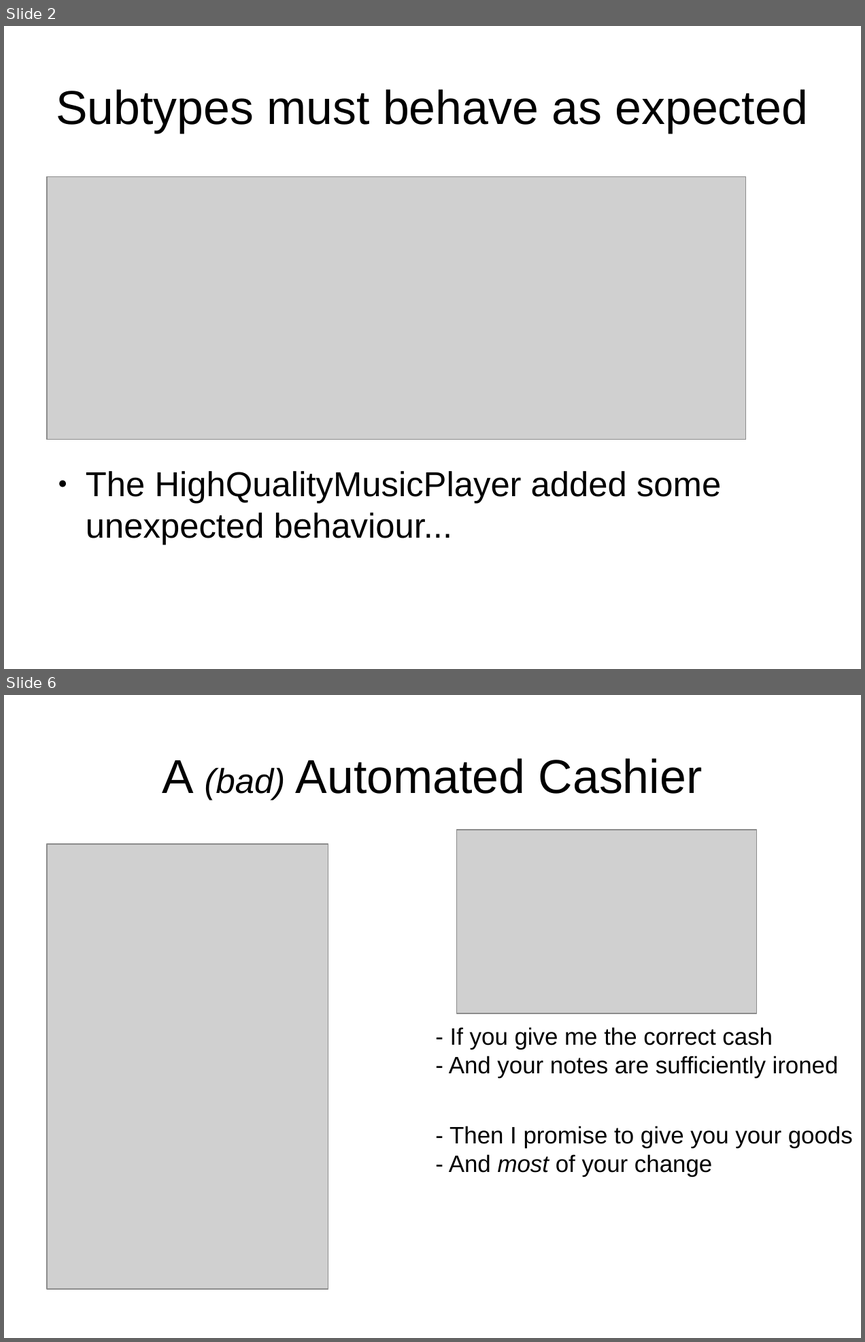
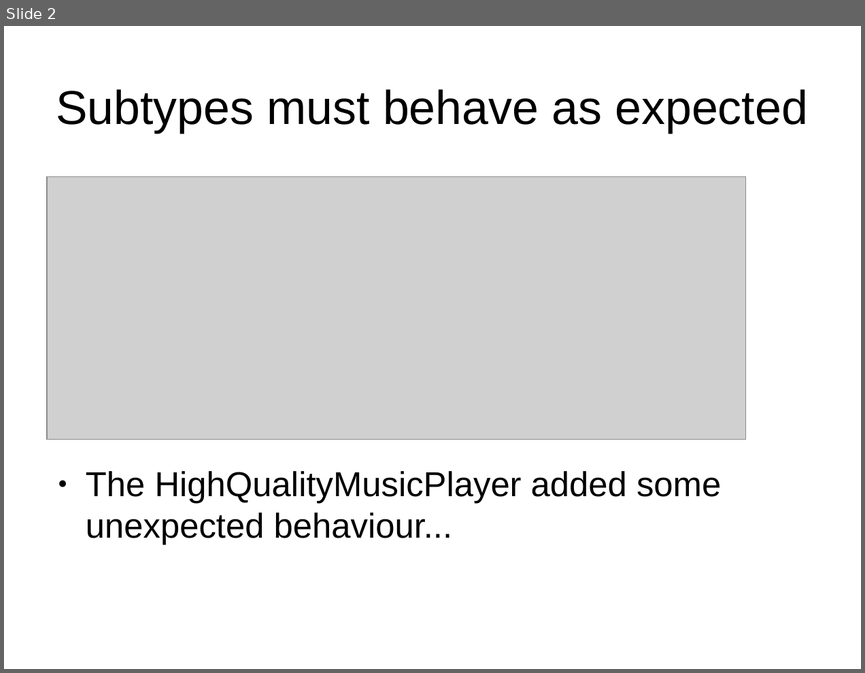
Before and after one commit to james1ewis/LiskovSlides, a slide deck: Liskov Substitution Principle/LSP.odp. Shown one above the other, each under a label of ours: slides 2 and 6 before the commit, slide 2 after it; the slides between them are not shown. The pictures are 865x1342 and 865x673 pixels, drawn with LibreOffice and Linux fonts; fonts in the diff are those of the drawing; grey boxes stand for pictures. Boxes give left, top, right and bottom in pixels: in the first picture for what was removed or moved away, otherwise in the second. Text is boxed around its words. In the diff, an @@ line names an element or a change of style, - is before the commit and + after.

```diff
--- a/Liskov Substitution Principle/LSP.odp
+++ b/Liskov Substitution Principle/LSP.odp
@@ slide 6 removed at <box>4,695,861,1338</box>, background #FFFFFF @@
@@ title removed at <box>162,758,702,800</box> @@
-A (bad) Automated Cashier
@@ picture removed at <box>458,830,757,1013</box> @@
@@ picture removed at <box>47,845,328,1289</box> @@
@@ text removed at <box>449,1027,853,1176</box> @@
-- If you give me the correct cash
-- And your notes are sufficiently ironed
-- Then I promise to give you your goods
-- And most of your change
```
Also in this commit, not shown: 7 slides changed, 2 slides added, 5 other slides removed, 1 other file.
